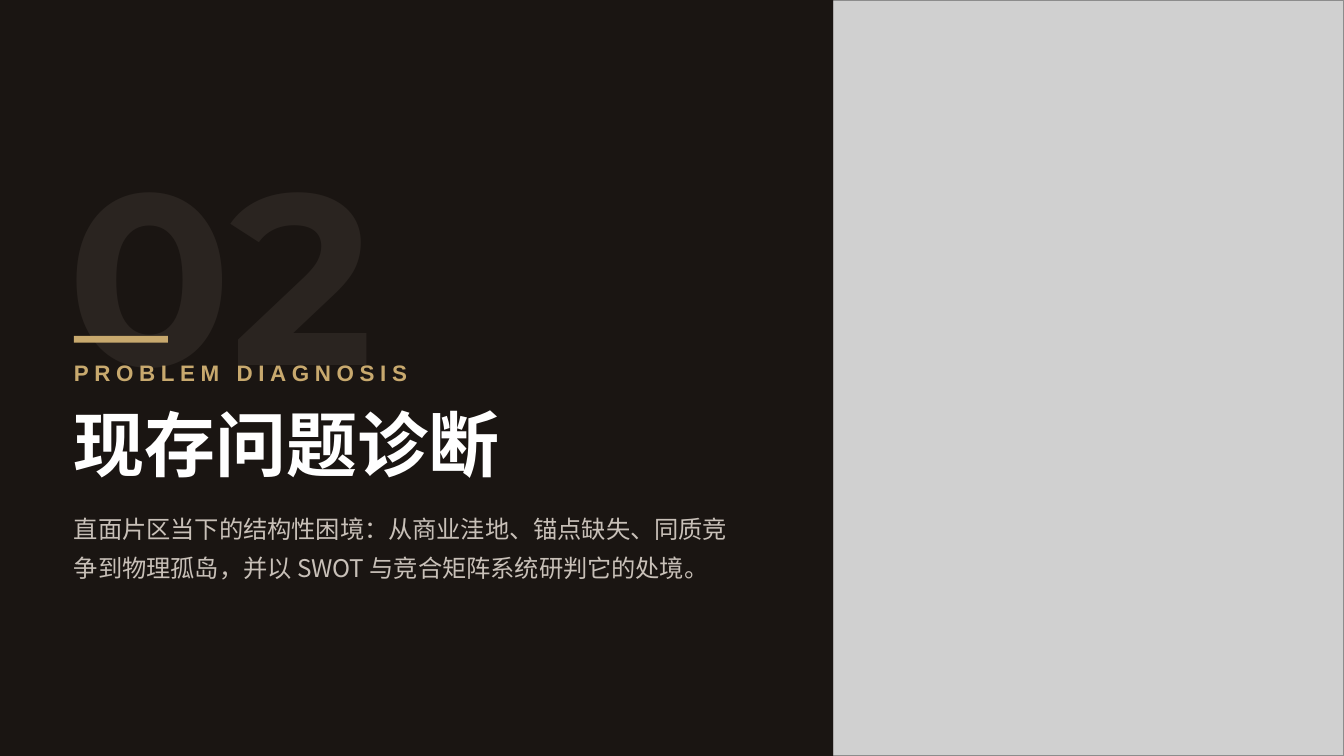
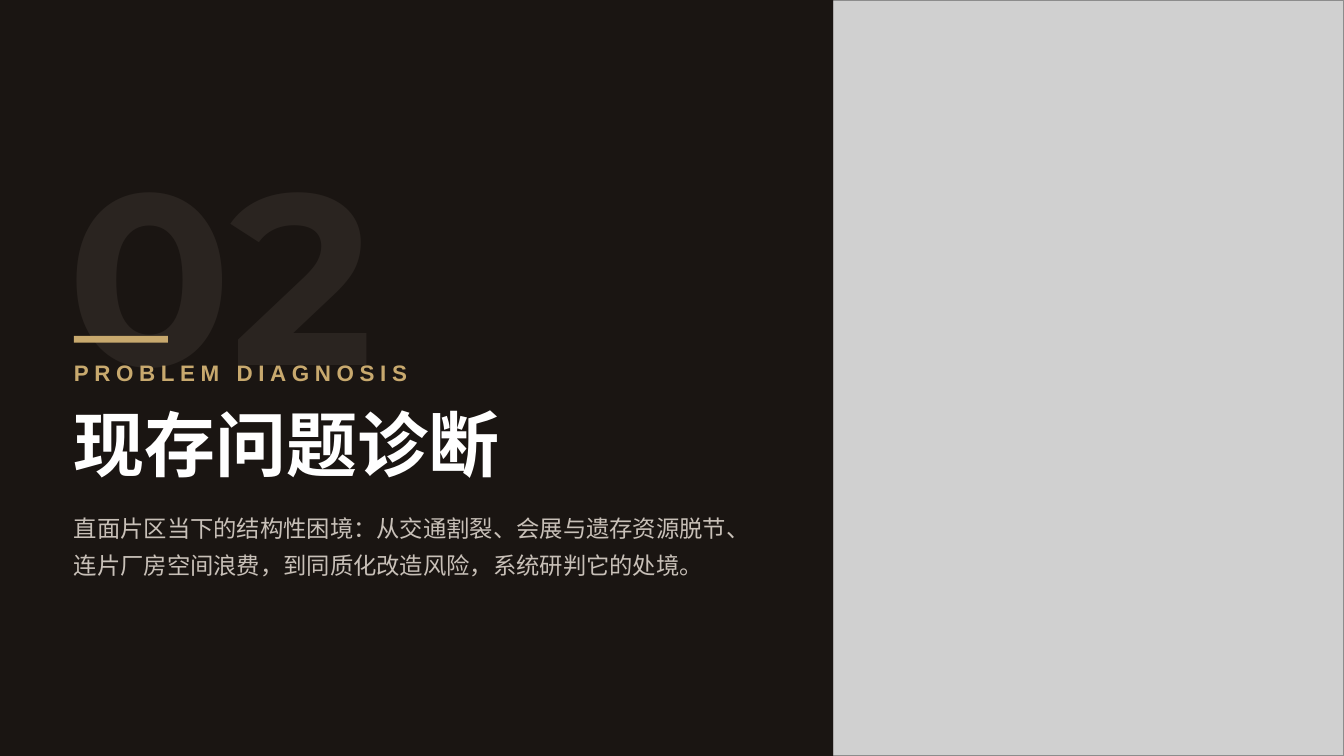
Before and after one commit to everglowwwww/LeoLee-Artical-and-Speech, a slide deck: slide 7 of 和平片区整体规划方案.pptx. Drawn at 1344x756 pixels with LibreOffice and Linux fonts; fonts in the diff are those of the drawing; grey boxes stand for pictures. Boxes give left, top, right and bottom in pixels: in the first picture for what was removed or moved away, otherwise in the second. Text is boxed around its words. In the diff, an @@ line names an element or a change of style, - is before the commit and + after.

```diff
--- a/和平片区整体规划方案.pptx
+++ b/和平片区整体规划方案.pptx
@@ text at (74, 517, 750, 576): text changed; size 13 to 12.5 pt @@
-直面片区当下的结构性困境：从商业洼地、锚点缺失、同质竞争到物理孤岛，并以 SWOT 与竞合矩阵系统研判它的处境。
+直面片区当下的结构性困境：从交通割裂、会展与遗存资源脱节、连片厂房空间浪费，到同质化改造风险，系统研判它的处境。
```
Also in this commit, not shown: 10 other slides changed, 18 slides added, 20 slides removed.
